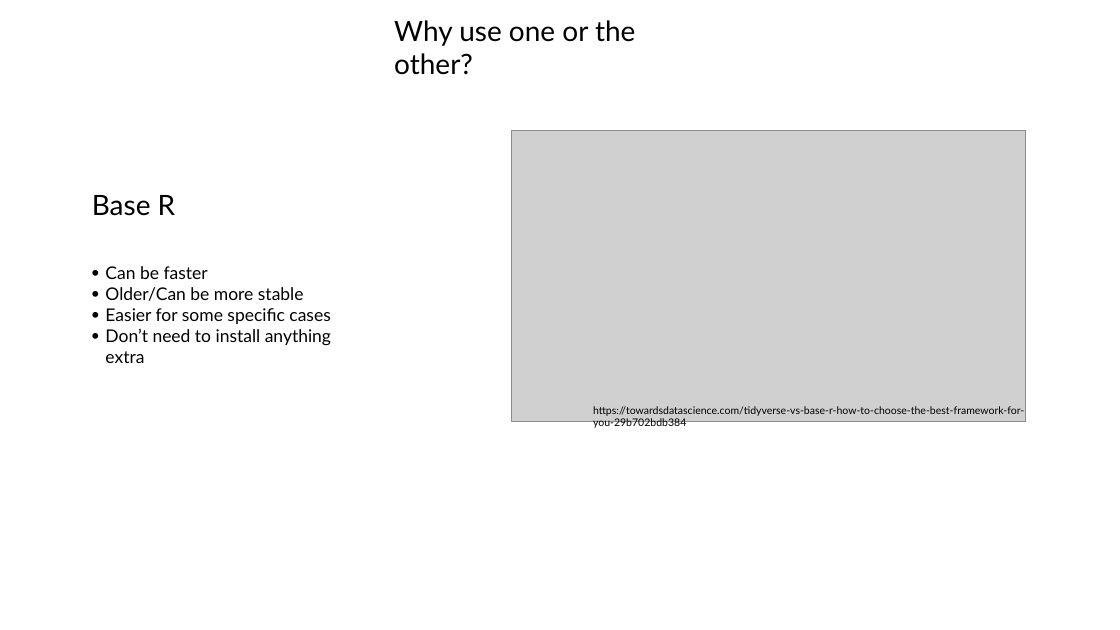
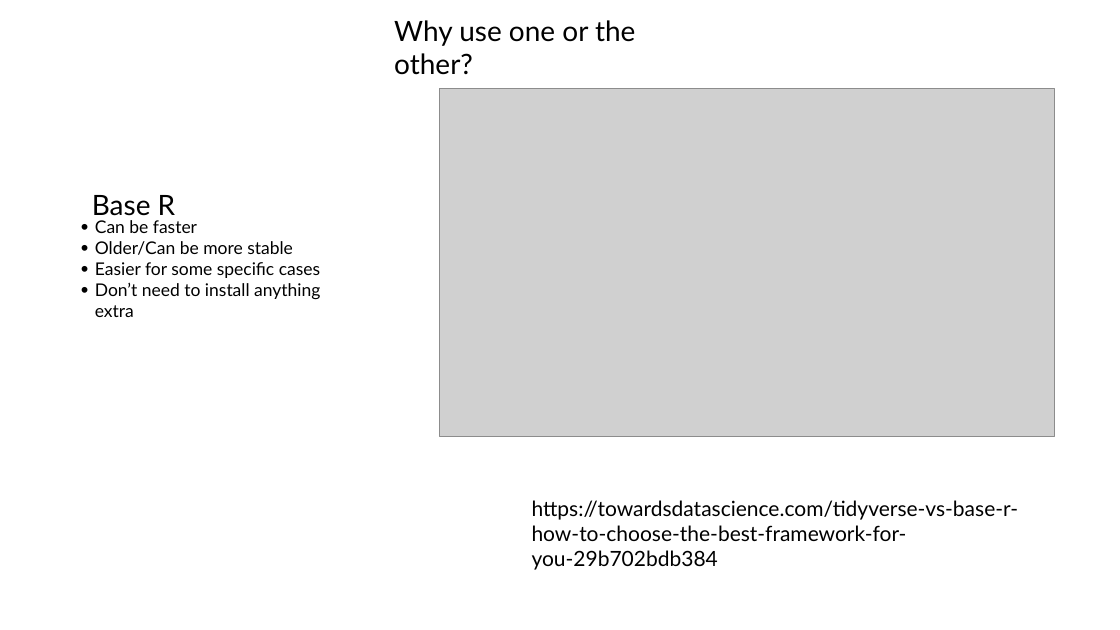
Before and after one commit to jraab/GNET749_RNAseq, a slide deck: slide 21 of lectures/2024_GNET749_Lecture1.pptx. Drawn at 1120x630 pixels with LibreOffice and Linux fonts; fonts in the diff are those of the drawing; grey boxes stand for pictures. Boxes give left, top, right and bottom in pixels: in the first picture for what was removed or moved away, otherwise in the second. Text is boxed around its words. In the diff, an @@ line names an element or a change of style, - is before the commit and + after.

```diff
--- a/lectures/2024_GNET749_Lecture1.pptx
+++ b/lectures/2024_GNET749_Lecture1.pptx
@@ picture: place and size @@
-picture at bbox=[512, 130, 1026, 422]
+picture at bbox=[439, 88, 1054, 437]
@@ text "Can be faster": place and size @@
-text "Can be faster" at bbox=[105, 266, 331, 363]
+text "Can be faster" at bbox=[95, 220, 320, 317]
@@ text "https://towardsdatascience.com/tidyverse-vs-base-r-how-to-ch ...": place and size @@
-text "https://towardsdatascience.com/tidyverse-vs-base-r-how-to-ch ..." at bbox=[593, 406, 1024, 430]
+text "https://towardsdatascience.com/tidyverse-vs-base-r-how-to-ch ..." at bbox=[532, 500, 1019, 570]
@@ text "https://towardsdatascience.com/tidyverse-vs-base-r-how-to-ch ..." at bbox=[532, 500, 1019, 570]: size 9 to 18 pt @@
```
Also in this commit, not shown: 7 other slides changed, 1 slide added, 1 slide removed, 15 other files.
